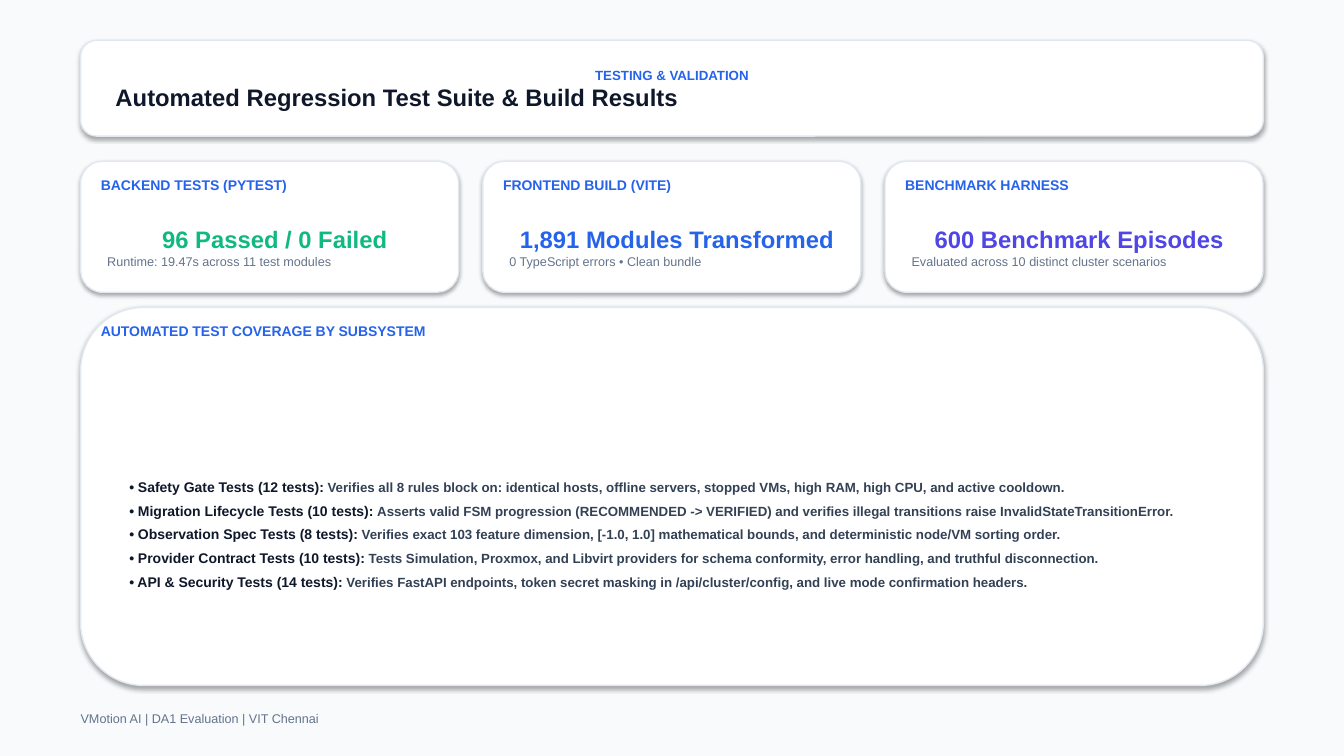
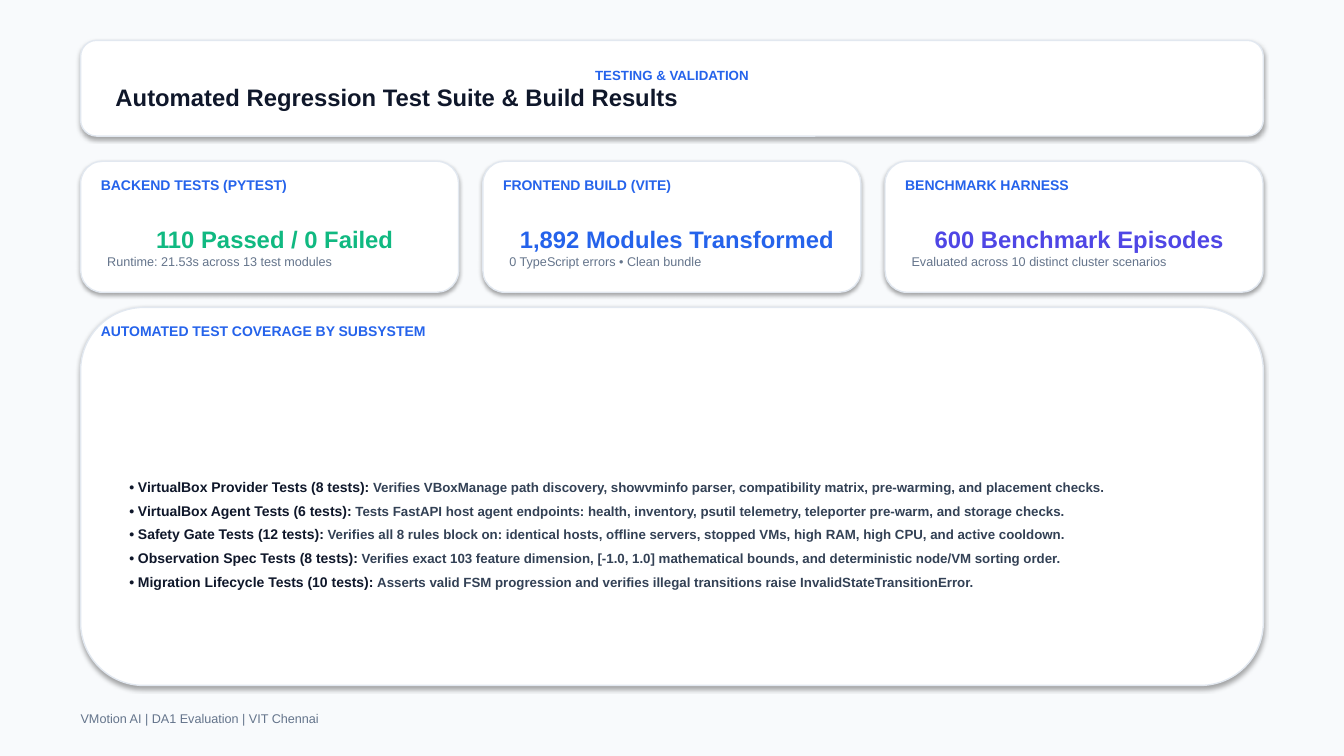
Before and after one commit to NithinSarvesh/vmotion-ai, a slide deck: slide 15 of VMotion_AI_DA1_Presentation_FINAL.pptx. Drawn at 1344x756 pixels with LibreOffice and Linux fonts; fonts in the diff are those of the drawing. Boxes give left, top, right and bottom in pixels: in the first picture for what was removed or moved away, otherwise in the second. Text is boxed around its words. In the diff, an @@ line names an element or a change of style, - is before the commit and + after.

Commit message:
feat: public cloud control plane with remote VirtualBox agents

```diff
--- a/VMotion_AI_DA1_Presentation_FINAL.pptx
+++ b/VMotion_AI_DA1_Presentation_FINAL.pptx
@@ text in rounded rectangle at [107, 230, 393, 266]: text changed @@
-96 Passed / 0 Failed
-Runtime: 19.47s across 11 test modules
+110 Passed / 0 Failed
+Runtime: 21.53s across 13 test modules
@@ text in rounded rectangle at [520, 230, 833, 252]: text changed @@
-1,891 Modules Transformed
+1,892 Modules Transformed
@@ text in rounded rectangle at [138, 481, 1104, 519]: paragraphs added @@
+• VirtualBox Provider Tests (8 tests): Verifies VBoxManage path discovery, showvminfo parser, compatibility matrix, pre-warming, and placement checks.
+• VirtualBox Agent Tests (6 tests): Tests FastAPI host agent endpoints: health, inventory, psutil telemetry, teleporter pre-warm, and storage checks.
@@ text in rounded rectangle at [138, 506, 1173, 519]: paragraph removed @@
-• Migration Lifecycle Tests (10 tests): Asserts valid FSM progression (RECOMMENDED -> VERIFIED) and verifies illegal transitions raise InvalidStateTransitionError.
@@ text in rounded rectangle at [138, 577, 973, 590]: text changed @@
-• Provider Contract Tests (10 tests): Tests Simulation, Proxmox, and Libvirt providers for schema conformity, error handling, and truthful disconnection.
-• API & Security Tests (14 tests): Verifies FastAPI endpoints, token secret masking in /api/cluster/config, and live mode confirmation headers.
+• Migration Lifecycle Tests (10 tests): Asserts valid FSM progression and verifies illegal transitions raise InvalidStateTransitionError.
```
Also in this commit, not shown: 15 other slides changed, 34 other files.
